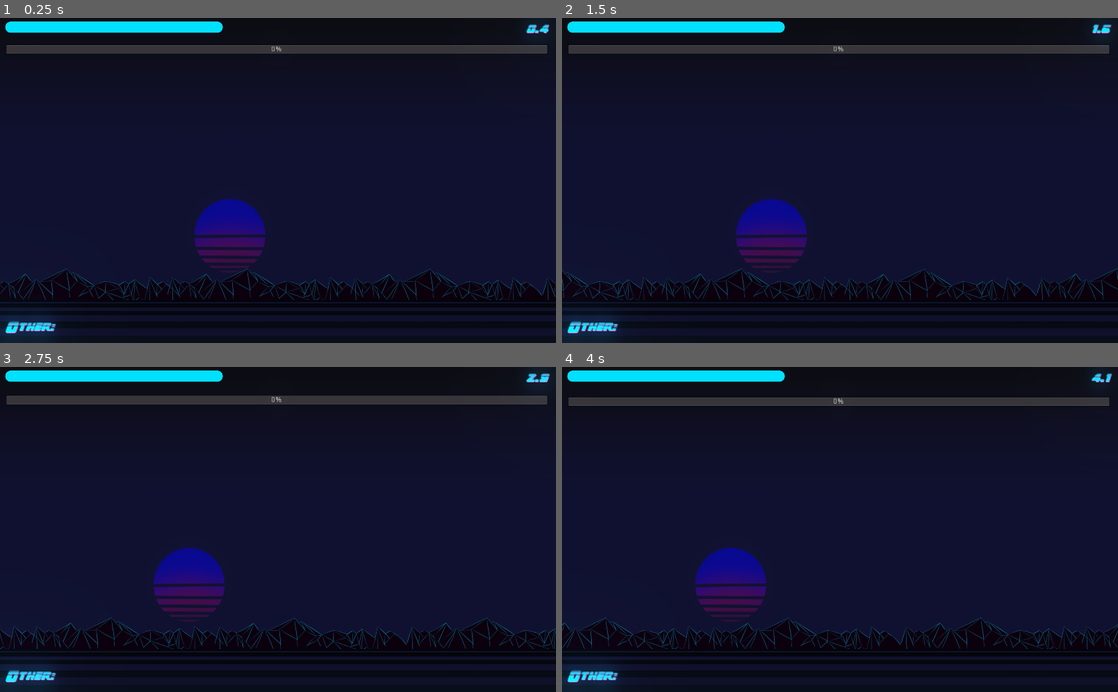
Above: before the commit, frames 1-4 (two rows, left to right).
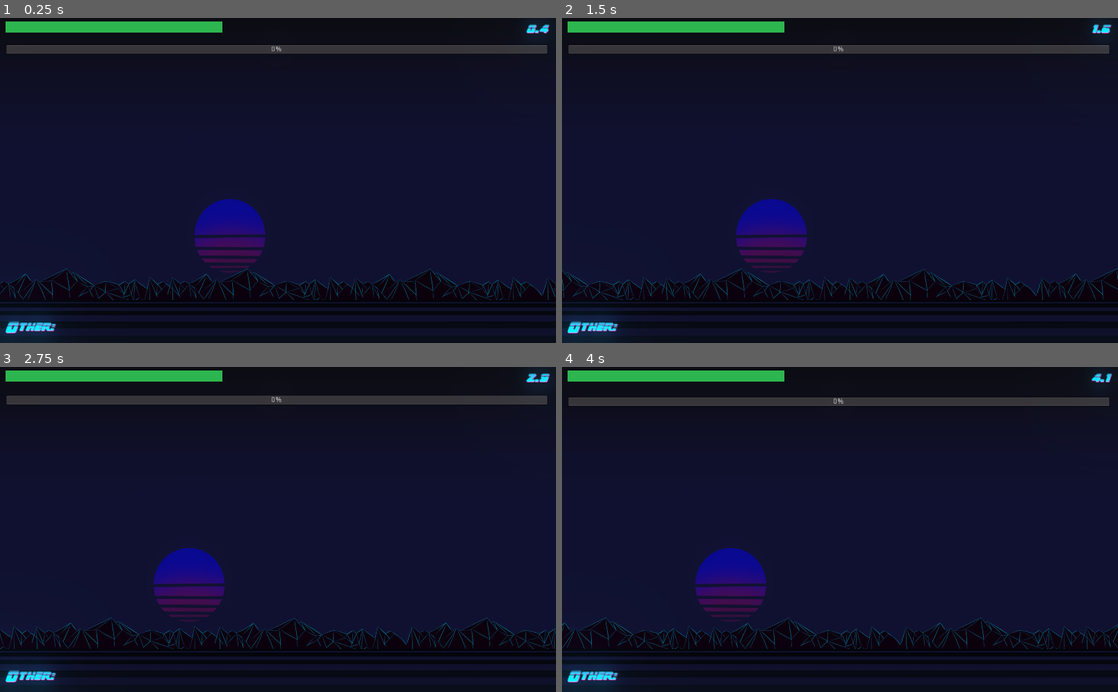
Above: after the commit, the same moments.

Repository: Joniras/MoustacheDesinfectant
Game: Godot game, scene res://Scenes/Game/Game.tscn
Two runs of this game, one before a commit and one after it. Both use one fixed random seed, a clock stepped at 60 frames per second and the inputs below. This scene is started directly instead of the project's main scene.
Inputs (mouse positions are in pixels of both pictures, inside the frame that each line leads up to):
- Up to frame 1 (0.25 s): no input
- Up to frame 2 (1.5 s): move the mouse to (962, 164) at 0.52 s; click (962, 164) at 0.6 s; move the mouse to (728, 196) at 1.27 s; click (728, 196) at 1.35 s
- Up to frame 3 (2.75 s): move the mouse to (333, 458) at 2.02 s; click (333, 458) at 2.1 s
- Up to frame 4 (4 s): move the mouse to (812, 594) at 2.77 s; click (812, 594) at 2.85 s; move the mouse to (1006, 578) at 3.52 s; click (1006, 578) at 3.6 s

The runs differ from the first frame. In frame 1, 1.4% of the frame differs, in the area x 0-41%, y 1-5%; in frame 2, 1.4%; in frame 3, 1.4%; in frame 4, 1.4%.
Error in both runs: Invalid get index '1' (on base: 'Dictionary').

Commit message:
Final Splash Screen

Diff:
--- a/Characters/Player.tscn
+++ b/Characters/Player.tscn
@@ -241,18 +241,10 @@
 "
 
 [sub_resource type="StyleBoxFlat" id=2]
-bg_color = Color( 0, 0.882353, 1, 1 )
-corner_radius_top_left = 15
-corner_radius_top_right = 15
-corner_radius_bottom_right = 15
-corner_radius_bottom_left = 15
+bg_color = Color( 0.180392, 0.717647, 0.313726, 1 )
 
 [sub_resource type="StyleBoxFlat" id=3]
 bg_color = Color( 0.239216, 0.239216, 0.239216, 1 )
-corner_radius_top_left = 15
-corner_radius_top_right = 15
-corner_radius_bottom_right = 15
-corner_radius_bottom_left = 15
 
 [sub_resource type="Animation" id=4]
 resource_name = "damage"
--- a/Scenes/Game/Game.tscn
+++ b/Scenes/Game/Game.tscn
@@ -262,18 +262,10 @@
 font_data = ExtResource( 3 )
 
 [sub_resource type="StyleBoxFlat" id=10]
-bg_color = Color( 0, 0.882353, 1, 1 )
-corner_radius_top_left = 15
-corner_radius_top_right = 15
-corner_radius_bottom_right = 15
-corner_radius_bottom_left = 15
+bg_color = Color( 0.180392, 0.717647, 0.313726, 1 )
 
 [sub_resource type="StyleBoxFlat" id=11]
 bg_color = Color( 0.239216, 0.239216, 0.239216, 1 )
-corner_radius_top_left = 15
-corner_radius_top_right = 15
-corner_radius_bottom_right = 15
-corner_radius_bottom_left = 15
 
 [sub_resource type="Animation" id=12]
 length = 0.3
Binary file changed: assets/bg/banner.png
Not shown, changed: export_presets.cfg
